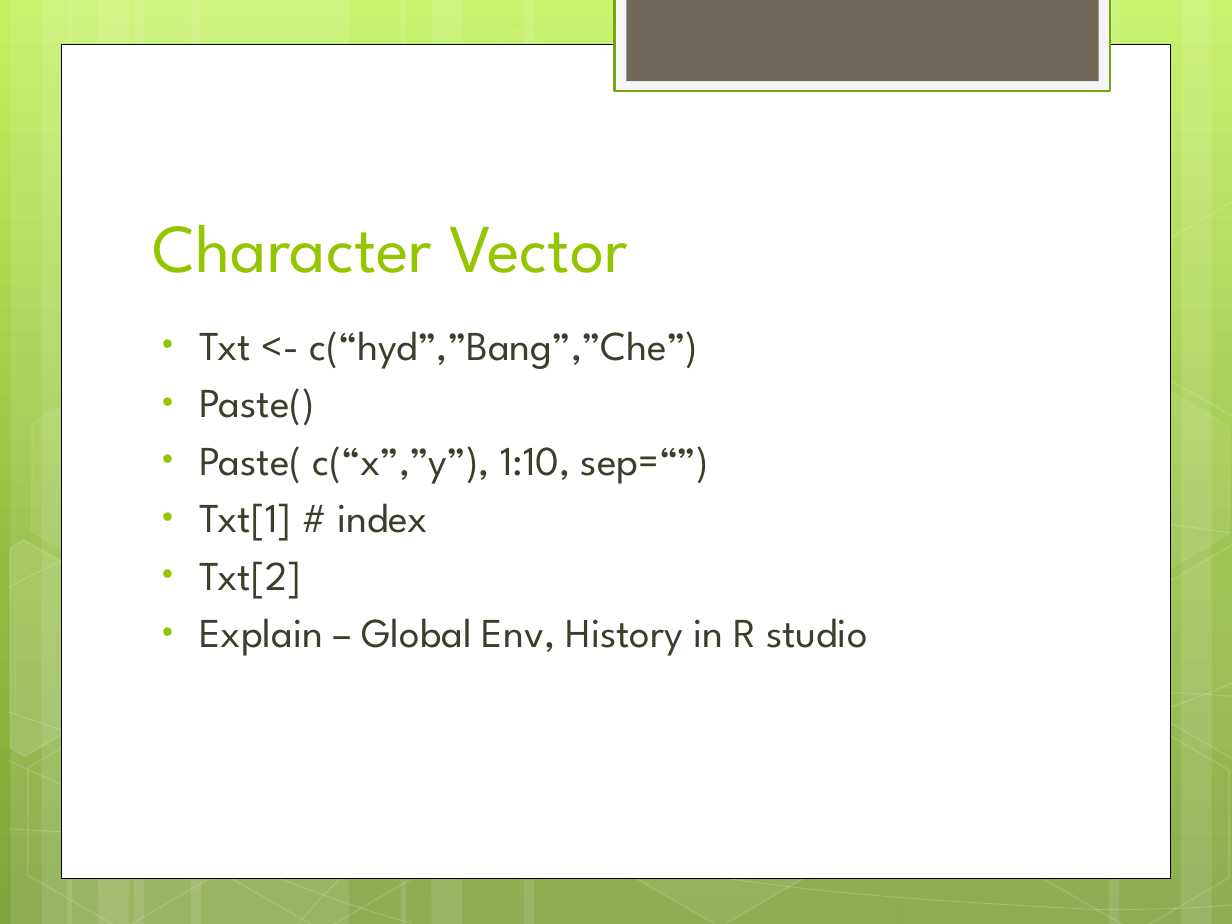
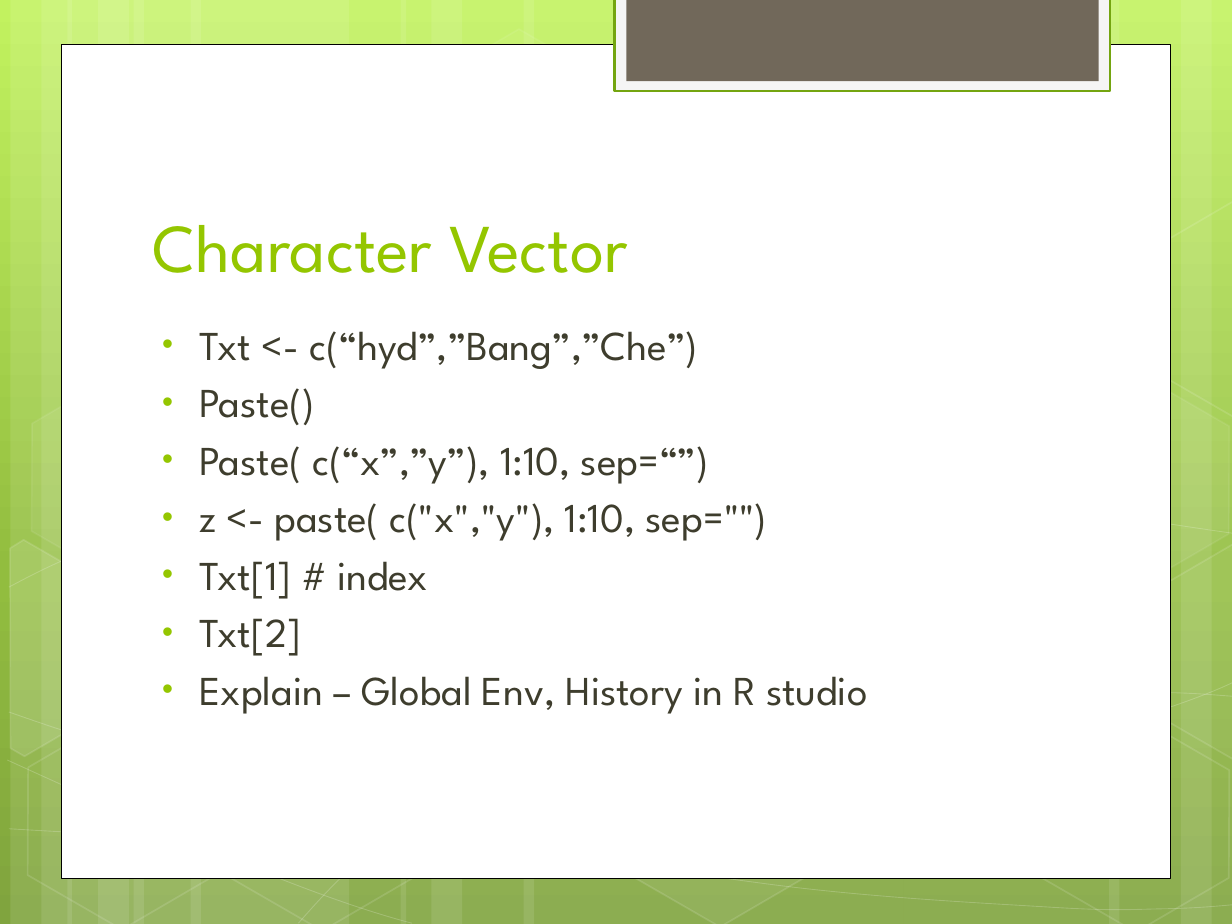
Before and after one commit to gpavankumar1974/Rnotes, a slide deck: slide 13 of RBasics/R Basics 3.pptx. Drawn at 1232x924 pixels with LibreOffice and Linux fonts; fonts in the diff are those of the drawing. Boxes give left, top, right and bottom in pixels: in the first picture for what was removed or moved away, otherwise in the second. Text is boxed around its words. In the diff, an @@ line names an element or a change of style, - is before the commit and + after.

```diff
--- a/RBasics/R Basics 3.pptx
+++ b/RBasics/R Basics 3.pptx
@@ text at [199, 503, 768, 541]: paragraph added @@
+• z <- paste( c("x","y"), 1:10, sep="")
```
Also in this commit, not shown: 40 other files.
